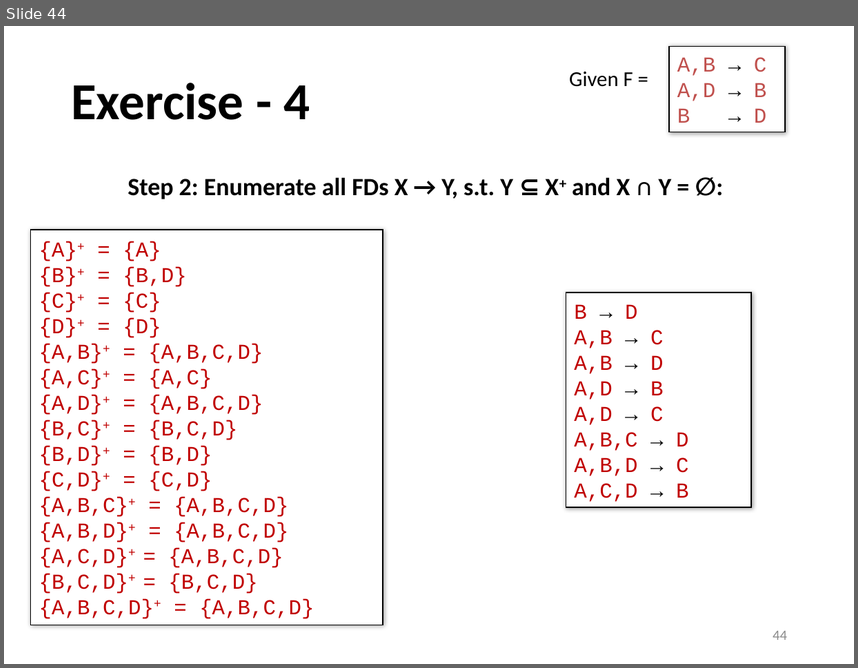
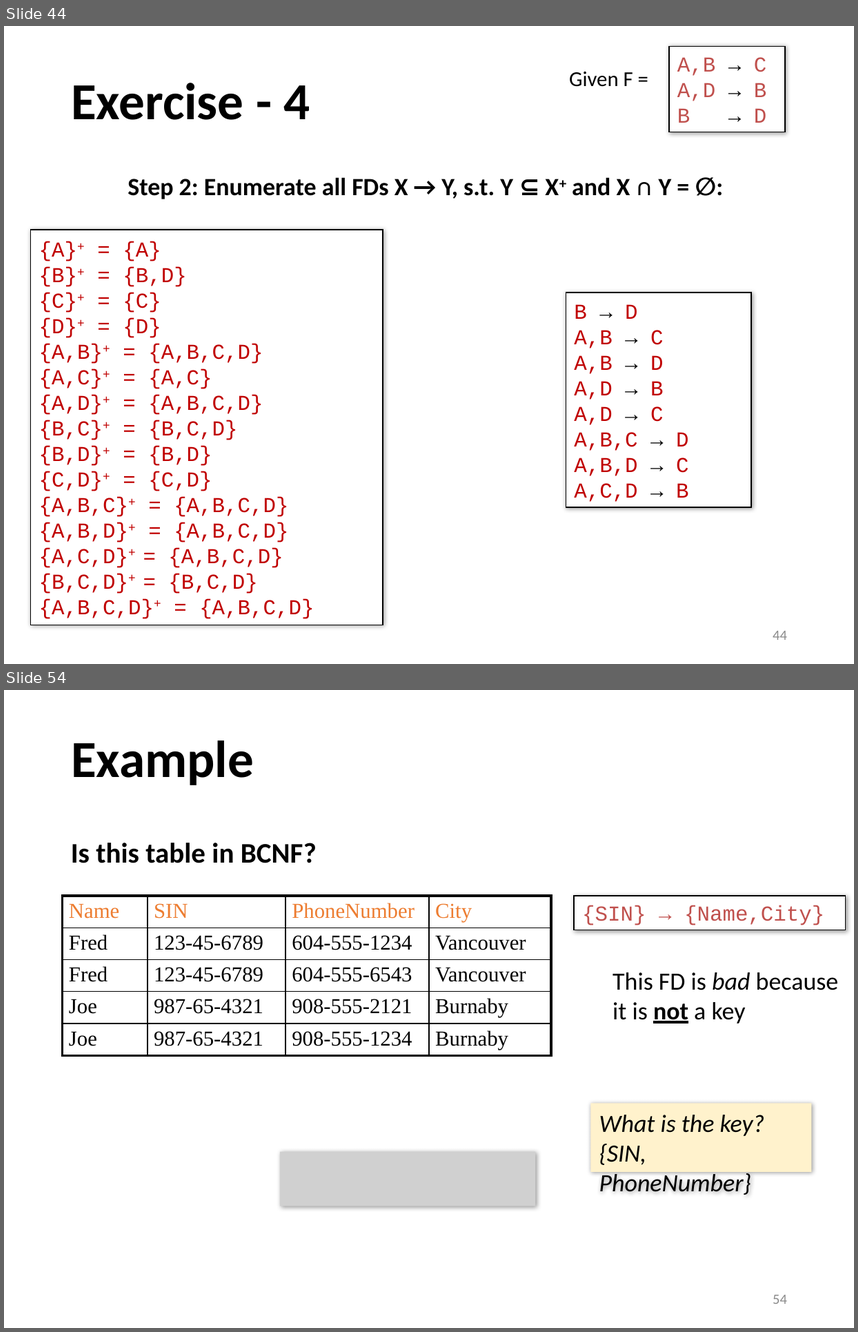
Before and after one commit to sfu-db/cmpt354, a slide deck: Lectures/lec9-design-theory.pptx. Shown one above the other, each under a label of ours: slide 44 before the commit, slides 44 and 54 after it; the slides between them are not shown. The pictures are 858x668 and 858x1332 pixels, drawn with LibreOffice and Linux fonts; fonts in the diff are those of the drawing; grey boxes stand for pictures. Boxes give left, top, right and bottom in pixels: in the first picture for what was removed or moved away, otherwise in the second. Text is boxed around its words. In the diff, an @@ line names an element or a change of style, - is before the commit and + after.

```diff
--- a/Lectures/lec9-design-theory.pptx
+++ b/Lectures/lec9-design-theory.pptx
@@ slide 54 added at box(4, 690, 854, 1328), background #FFFFFF @@
@@ title added at box(71, 740, 254, 785), 44 pt, text #000000, bold @@
+Example
@@ text added at box(71, 842, 317, 863), 24 pt, text #000000, bold @@
+Is this table in BCNF?
@@ table added at box(63, 896, 551, 1056), 5 rows, 4 columns @@
+Name | SIN | PhoneNumber | City
+Fred | 123-45-6789 | 604-555-1234 | Vancouver
+Fred | 123-45-6789 | 604-555-6543 | Vancouver
+Joe | 987-65-4321 | 908-555-2121 | Burnaby
+Joe | 987-65-4321 | 908-555-1234 | Burnaby
@@ rectangle added at box(575, 896, 846, 929), fill #FFFFFF, outline #000000 0.75 pt, 18 pt, text #C0504D @@
+{SIN} → {Name,City}
@@ text added at box(613, 972, 839, 1023), 21 pt, text #000000 @@
+This FD is bad because it is not a key
@@ rectangle added at box(590, 1103, 811, 1172), fill #FFF2CC, 21 pt, text #000000, italic @@
+What is the key?
+{SIN, PhoneNumber}
@@ picture added at box(280, 1152, 536, 1206) @@
@@ page number added at box(773, 1294, 787, 1303), 12 pt, text #8C8C8C @@
+54
```
Also in this commit, not shown: 3 slides changed, 30 other slides added, 1 other file.
